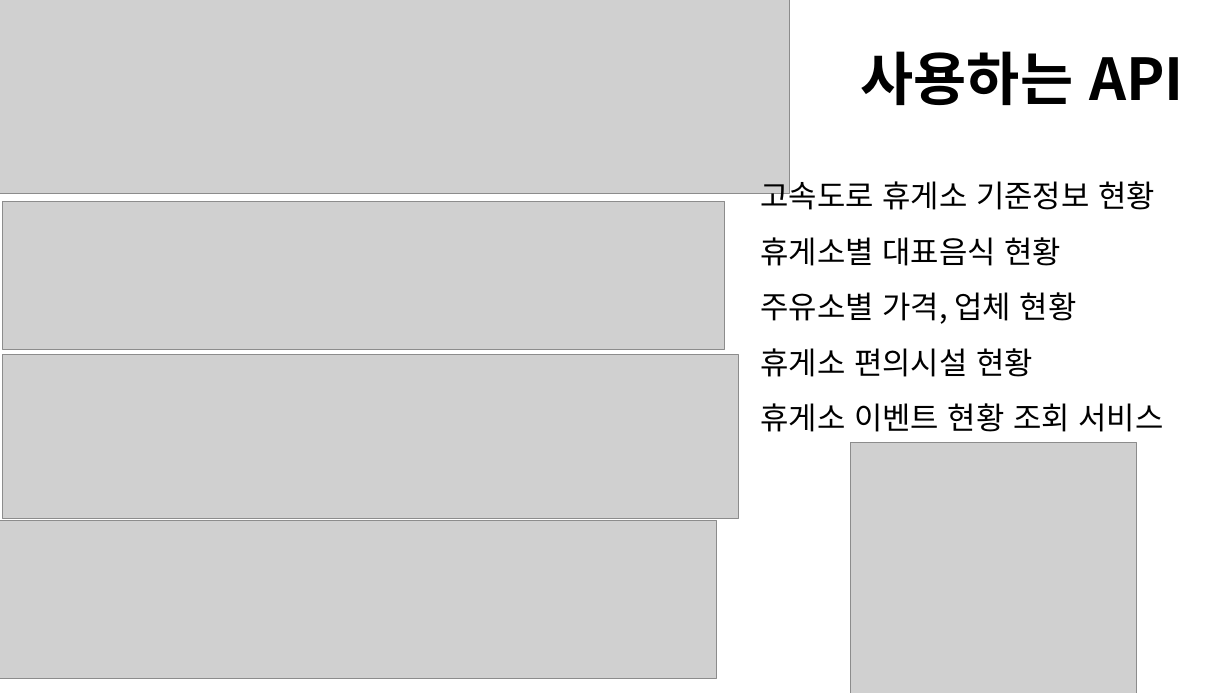
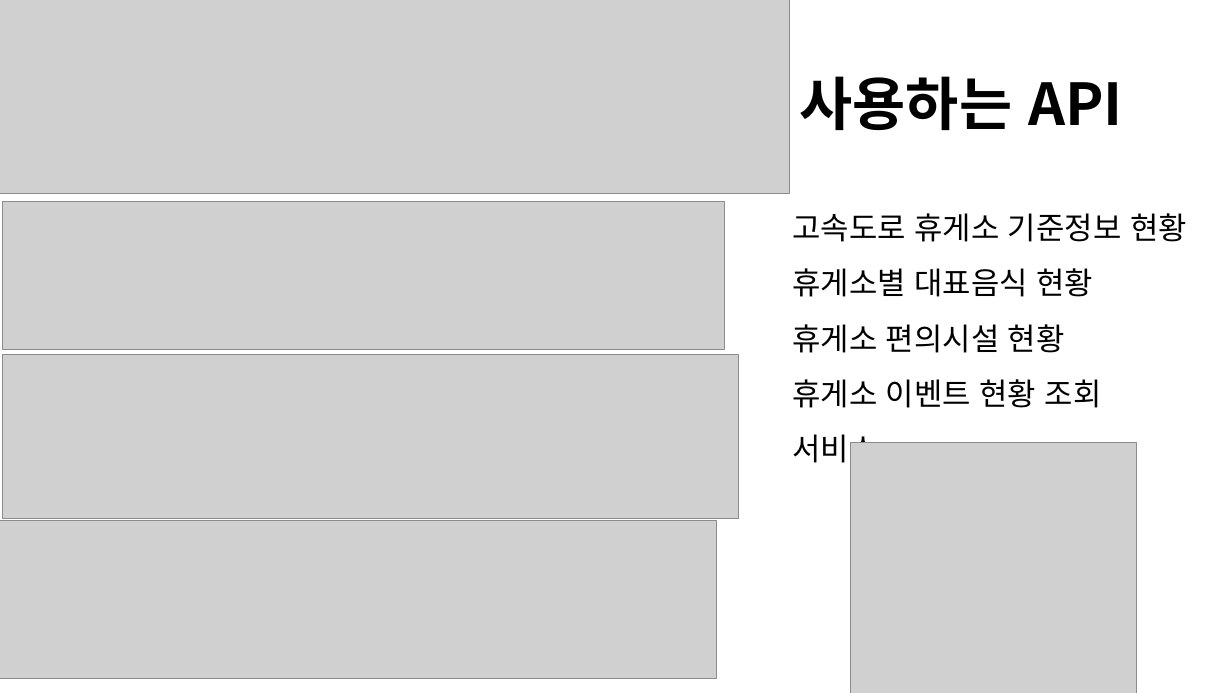
Before and after one commit to jjangsu/-, a slide deck: slide 4 of RestArea/중간발표.pptx. Drawn at 1232x693 pixels with LibreOffice and Linux fonts; fonts in the diff are those of the drawing; grey boxes stand for pictures. Boxes give left, top, right and bottom in pixels: in the first picture for what was removed or moved away, otherwise in the second. Text is boxed around its words. In the diff, an @@ line names an element or a change of style, - is before the commit and + after.

```diff
--- a/RestArea/중간발표.pptx
+++ b/RestArea/중간발표.pptx
@@ title "사용하는 API": place and size @@
-title "사용하는 API" at (861,51,1184,105)
+title "사용하는 API" at (800,76,1123,130)
@@ text "고속도로 휴게소 기준정보 현황": place and size @@
-text "고속도로 휴게소 기준정보 현황" at (760,176,1163,432)
+text "고속도로 휴게소 기준정보 현황" at (792,213,1187,469)
@@ text at (760,292,1077,324): paragraph removed @@
-주유소별 가격, 업체 현황
```
Also in this commit, not shown: 2 other slides changed, 1 other file.
